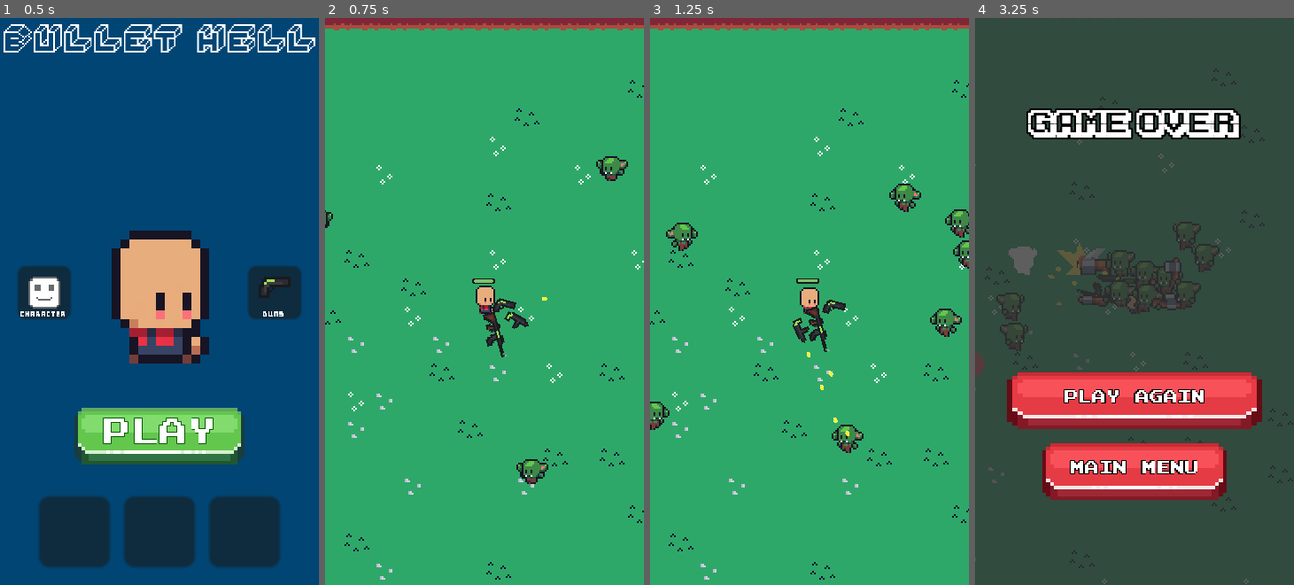
Above: before the commit, frames 1-4 (left to right).
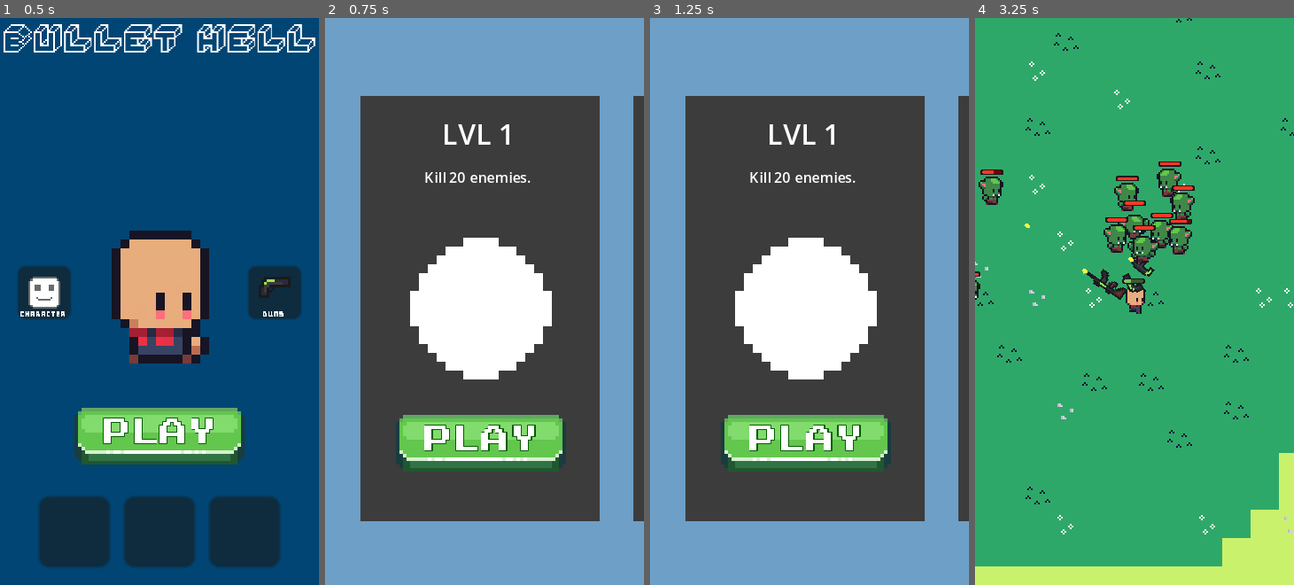
Above: after the commit, the same moments.

Repository: TrojanB/bullet_hell
Game: Godot game, scene res://scenes/menu.tscn
Same seed, same stepped clock (60 frames per second), same inputs: the game is played once before the commit and once after it.
Inputs (mouse positions are in pixels of both pictures, inside the frame that each line leads up to):
- Up to frame 1 (0.5 s): no input
- Up to frame 2 (0.75 s): click "PLAY" at 0.5 s
- Up to frame 3 (1.25 s): no input
- Up to frame 4 (3.25 s): click (1131, 443) at 1.25 s, where only the run after the commit has a clickable "PLAY"; hold D (walk_right) 2.03-2.78 s; hold S (walk_down) from 2.78 s (still down)

Frame 1 is identical in both runs. In frame 2, 100% of the frame differs, in the area x 0-100%, y 0-100%; in frame 3, 100%; in frame 4, 100%.

Commit message:
SCROLL BAR UPGRADE

Diff:
--- a/Player/player.tscn
+++ b/Player/player.tscn
@@ -251,6 +251,7 @@
 position = Vector2(230, 190)
 
 [node name="GAME_OVER" parent="." instance=ExtResource("12_yn45q")]
+process_mode = 3
 z_index = 3
 custom_minimum_size = Vector2(90, 160)
 offset_left = -90.0
--- a/enemies/BaseEnemy/GOBLIN.tscn
+++ b/enemies/BaseEnemy/GOBLIN.tscn
@@ -1,7 +1,9 @@
-[gd_scene load_steps=37 format=3 uid="uid://bysk7qrpkigwn"]
+[gd_scene load_steps=39 format=3 uid="uid://bysk7qrpkigwn"]
 
 [ext_resource type="Script" path="res://enemies/BaseEnemy/enemy.gd" id="1_l3ovt"]
 [ext_resource type="Shader" path="res://enemy.gdshader" id="2_0b7ri"]
+[ext_resource type="Texture2D" uid="uid://iukeyov7yvo3" path="res://GameSprites/HEALTHBARS/full_health_bar.png" id="2_u3qne"]
+[ext_resource type="Texture2D" uid="uid://bydoqujch2tmv" path="res://GameSprites/HEALTHBARS/blank_health_bar.png" id="3_85y75"]
 [ext_resource type="Texture2D" uid="uid://dtwj8uhxqll7m" path="res://enemies/EnemiesSprites/GOBLIN/spr_run_strip8.png" id="3_io5f0"]
 [ext_resource type="Texture2D" uid="uid://c6g716y6c8lx2" path="res://enemies/EnemiesSprites/GOBLIN/spr_axe_strip10.png" id="5_2tjgs"]
 [ext_resource type="Script" path="res://enemies/BaseEnemy/EnemyHealthBarScript.gd" id="6_mhyje"]
@@ -243,6 +245,9 @@
 offset_bottom = -8.0
 scale = Vector2(0.5, 0.3)
 value = 30.0
+texture_under = ExtResource("2_u3qne")
+texture_over = ExtResource("3_85y75")
+texture_progress = ExtResource("2_u3qne")
 tint_under = Color(0.474797, 8.48304e-07, 2.40654e-07, 1)
 tint_over = Color(0.103744, 0.103744, 0.103744, 1)
 tint_progress = Color(1, 0.21268, 0.159696, 1)
--- a/enemies/BaseEnemy/SKELETON.tscn
+++ b/enemies/BaseEnemy/SKELETON.tscn
@@ -1,6 +1,8 @@
-[gd_scene load_steps=35 format=3 uid="uid://bohlagt34rexl"]
+[gd_scene load_steps=37 format=3 uid="uid://bohlagt34rexl"]
 
 [ext_resource type="Script" path="res://enemies/BaseEnemy/enemy.gd" id="1_vw1k3"]
+[ext_resource type="Texture2D" uid="uid://iukeyov7yvo3" path="res://GameSprites/HEALTHBARS/full_health_bar.png" id="2_3hcsb"]
+[ext_resource type="Texture2D" uid="uid://bydoqujch2tmv" path="res://GameSprites/HEALTHBARS/blank_health_bar.png" id="3_kpqis"]
 [ext_resource type="Script" path="res://enemies/BaseEnemy/EnemyHealthBarScript.gd" id="4_j4rdi"]
 [ext_resource type="Shader" path="res://enemy.gdshader" id="5_cfy8j"]
 [ext_resource type="Texture2D" uid="uid://csdwyp076s6f0" path="res://enemies/EnemiesSprites/SKELETON/skeleton_attack_strip7.png" id="6_e1u1k"]
@@ -222,13 +224,16 @@
 [node name="CanAttackTimer" type="Timer" parent="."]
 
 [node name="HealthBar" type="TextureProgressBar" parent="."]
-z_index = 2
+z_index = 3
 offset_left = -6.0
 offset_top = -18.0
 offset_right = 20.0
 offset_bottom = -8.0
 scale = Vector2(0.5, 0.3)
 value = 30.0
+texture_under = ExtResource("2_3hcsb")
+texture_over = ExtResource("3_kpqis")
+texture_progress = ExtResource("2_3hcsb")
 tint_under = Color(0.474797, 8.48304e-07, 2.40654e-07, 1)
 tint_over = Color(0.103744, 0.103744, 0.103744, 1)
 tint_progress = Color(1, 0.21268, 0.159696, 1)
--- a/scenes/game_over.tscn
+++ b/scenes/game_over.tscn
@@ -1,5 +1,6 @@
-[gd_scene load_steps=9 format=3 uid="uid://78yn13mmrxel"]
+[gd_scene load_steps=10 format=3 uid="uid://78yn13mmrxel"]
 
+[ext_resource type="Script" path="res://scripts/game_over_sreen_script.gd" id="1_btx4d"]
 [ext_resource type="FontFile" uid="uid://dlgaprnvgnphb" path="res://Fonts/ka1.ttf" id="1_fwdll"]
 [ext_resource type="Theme" uid="uid://ky5myamsyvlm" path="res://Themes/play_btn.tres" id="2_t8e1f"]
 [ext_resource type="Texture2D" uid="uid://bxt3jj0ma6yqe" path="res://GameSprites/BUTTONS/[2] Red/[1] Normal.png" id="3_647gr"]
@@ -25,6 +26,7 @@
 anchor_bottom = 1.0
 grow_horizontal = 2
 grow_vertical = 2
+script = ExtResource("1_btx4d")
 
 [node name="ColorRect" type="ColorRect" parent="."]
 self_modulate = Color(0.196078, 0.196078, 0.196078, 0.784314)
@@ -90,3 +92,6 @@
 theme_override_styles/hover = SubResource("StyleBoxTexture_q3yly")
 theme_override_styles/pressed = SubResource("StyleBoxTexture_oxg03")
 text = "MAIN MENU"
+
+[connection signal="button_up" from="ColorRect/Play_Again_Button" to="." method="_on_play_again_button_button_up"]
+[connection signal="button_up" from="ColorRect/Main_Menu_Button" to="." method="_on_main_menu_button_button_up"]
--- a/scenes/menu.gd
+++ b/scenes/menu.gd
@@ -5,4 +5,4 @@
 @onready var customize_button = $Background/CustomizeButton
 
 func _on_play_button_button_up():
-	get_tree().change_scene_to_file("res://scenes/level.tscn")
+	get_tree().change_scene_to_file("res://scenes/level_selection.tscn")
--- /dev/null
+++ b/scripts/game_over_sreen_script.gd
@@ -0,0 +1,15 @@
+extends Control
+
+@onready var play_again_button = $ColorRect/Play_Again_Button
+@onready var main_menu_button = $ColorRect/Main_Menu_Button
+
+
+func _on_play_again_button_button_up():
+	get_tree().paused = false
+	get_tree().reload_current_scene()
+	print("GAME OVER")
+
+
+func _on_main_menu_button_button_up():
+	get_tree().paused = false
+	get_tree().change_scene_to_file("res://scenes/menu.tscn")
--- a/scripts/level_slot.gd
+++ b/scripts/level_slot.gd
@@ -5,7 +5,7 @@
 @onready var description = $Panel/Description
 @onready var image = $Panel/Image
 
-@export var map : PackedScene = preload("res://scenes/level.tscn")
+@export var map : String = "res://scenes/level.tscn"
 @export var goal : int = 20
 @export var game_mode : Gm.game_mode = Gm.game_mode.KILL_AMOUNT
 
@@ -24,4 +24,4 @@
 
 
 func _on_button_button_up():
-	print("LEVEL CLICKED")
+	get_tree().change_scene_to_file(map)
